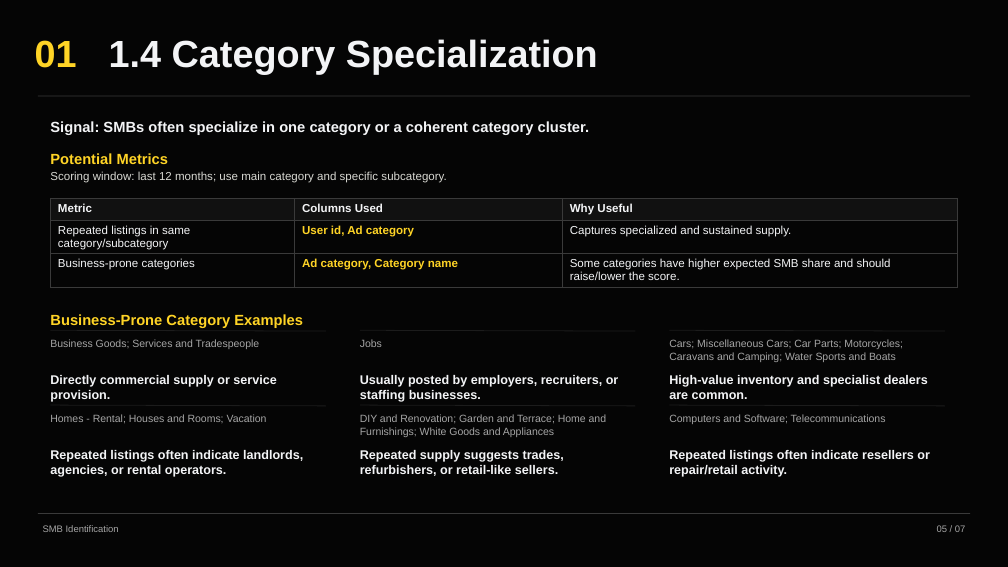
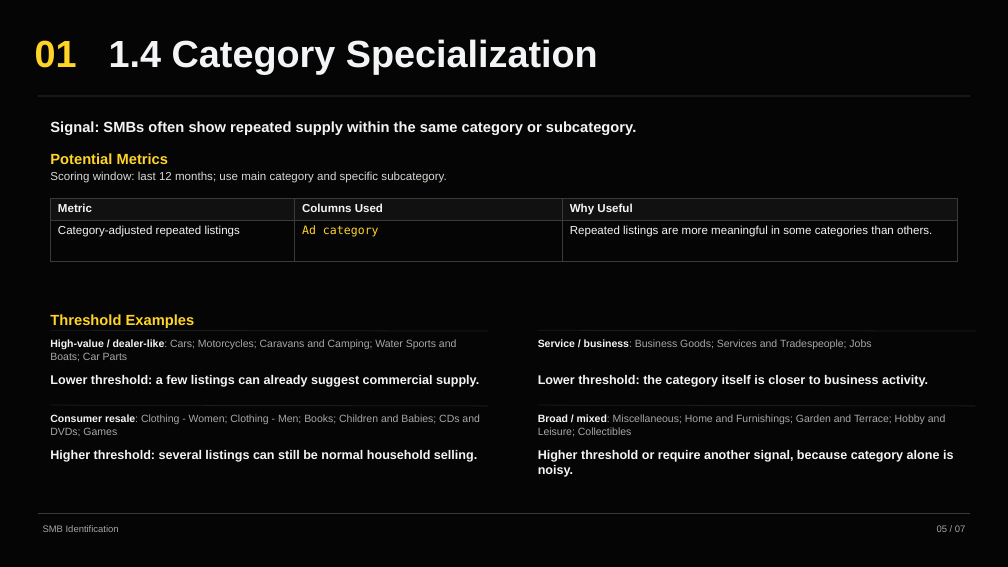
Before and after one commit to omer-t/marktplaats-assignment, a slide deck: slide 6 of deliverables/smb_bundles/assignment_2_q1_only.pptx. Drawn at 1008x567 pixels with LibreOffice and Linux fonts; fonts in the diff are those of the drawing. Boxes give left, top, right and bottom in pixels: in the first picture for what was removed or moved away, otherwise in the second. Text is boxed around its words. In the diff, an @@ line names an element or a change of style, - is before the commit and + after.

```diff
--- a/deliverables/smb_bundles/assignment_2_q1_only.pptx
+++ b/deliverables/smb_bundles/assignment_2_q1_only.pptx
@@ text at [50,121,636,135]: text changed @@
-Signal: SMBs often specialize in one category or a coherent category cluster.
+Signal: SMBs often show repeated supply within the same category or subcategory.
@@ table at [51,198,958,261] @@
-row 2: Repeated listings in same category/subcategory | User id, Ad category | Captures specialized and sustained supply.
-row 3: Business-prone categories | Ad category, Category name | Some categories have higher expected SMB share and should raise/lower the score.
+row 2: Category-adjusted repeated listings | Ad category | Repeated listings are more meaningful in some categories than others.
@@ text at [50,314,195,328]: text changed @@
-Business-Prone Category Examples
+Threshold Examples
@@ text at [50,339,456,361]: text changed; text colour #A5A5A5 to #A7A7A7 @@
-Business Goods; Services and Tradespeople
+High-value / dealer-like: Cars; Motorcycles; Caravans and Camping; Water Sports and Boats; Car Parts
@@ line moved from (51, 330) - (326, 331) to (51, 330) - (488, 331) @@
@@ line moved from (360, 330) - (636, 331) to (538, 330) - (975, 331) @@
@@ text at [538,339,871,349]: text changed; text colour #A5A5A5 to #A7A7A7 @@
-Jobs
+Service / business: Business Goods; Services and Tradespeople; Jobs
@@ text at [50,375,479,387]: text changed @@
-Directly commercial supply or service provision.
+Lower threshold: a few listings can already suggest commercial supply.
@@ text removed at [360,375,619,402] @@
-Usually posted by employers, recruiters, or staffing businesses.
@@ text added at [538,375,928,387], 12 pt, text #F3F4F6, bold @@
+Lower threshold: the category itself is closer to business activity.
@@ text removed at [669,375,928,399] @@
-High-value inventory and specialist dealers are common.
@@ text at [50,414,479,436]: text changed; text colour #A5A5A5 to #A7A7A7 @@
-Cars; Miscellaneous Cars; Car Parts; Motorcycles; Caravans and Camping; Water Sports and Boats
+Consumer resale: Clothing - Women; Clothing - Men; Books; Children and Babies; CDs and DVDs; Games
@@ line moved from (669, 330) - (945, 331) to (51, 405) - (488, 406) @@
@@ line removed from (360, 405) to (636, 406) @@
@@ text removed at [360,414,606,437] @@
-DIY and Renovation; Garden and Terrace; Home and Furnishings; White Goods and Appliances
@@ line moved from (51, 405) - (326, 406) to (538, 405) - (975, 406) @@
@@ text at [538,414,945,436]: text changed; text colour #A5A5A5 to #A7A7A7 @@
-Homes - Rental; Houses and Rooms; Vacation
+Broad / mixed: Miscellaneous; Home and Furnishings; Garden and Terrace; Hobby and Leisure; Collectibles
@@ text removed at [669,414,886,424] @@
-Computers and Software; Telecommunications
@@ text added at [50,450,477,462], 12 pt, text #F3F4F6, bold @@
+Higher threshold: several listings can still be normal household selling.
@@ text removed at [360,450,564,476] @@
-Repeated supply suggests trades, refurbishers, or retail-like sellers.
@@ text at [538,450,953,477]: text changed @@
-Repeated listings often indicate landlords, agencies, or rental operators.
+Higher threshold or require another signal, because category alone is noisy.
@@ text removed at [669,450,930,477] @@
-Repeated listings often indicate resellers or repair/retail activity.
```
Also in this commit, not shown: 1 other slide changed, 8 other files.
